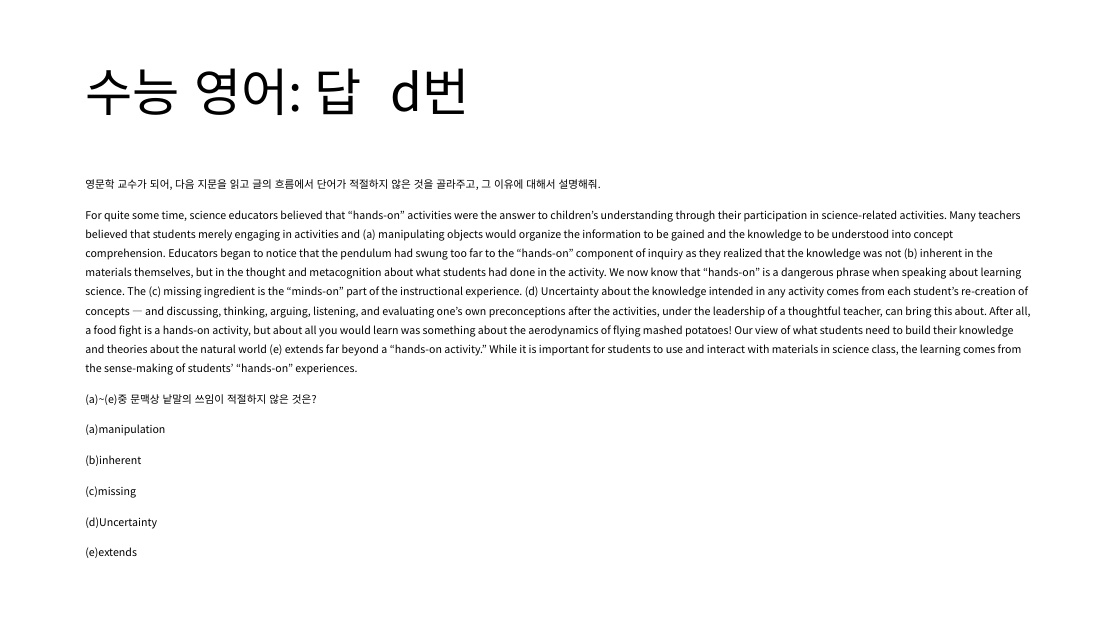
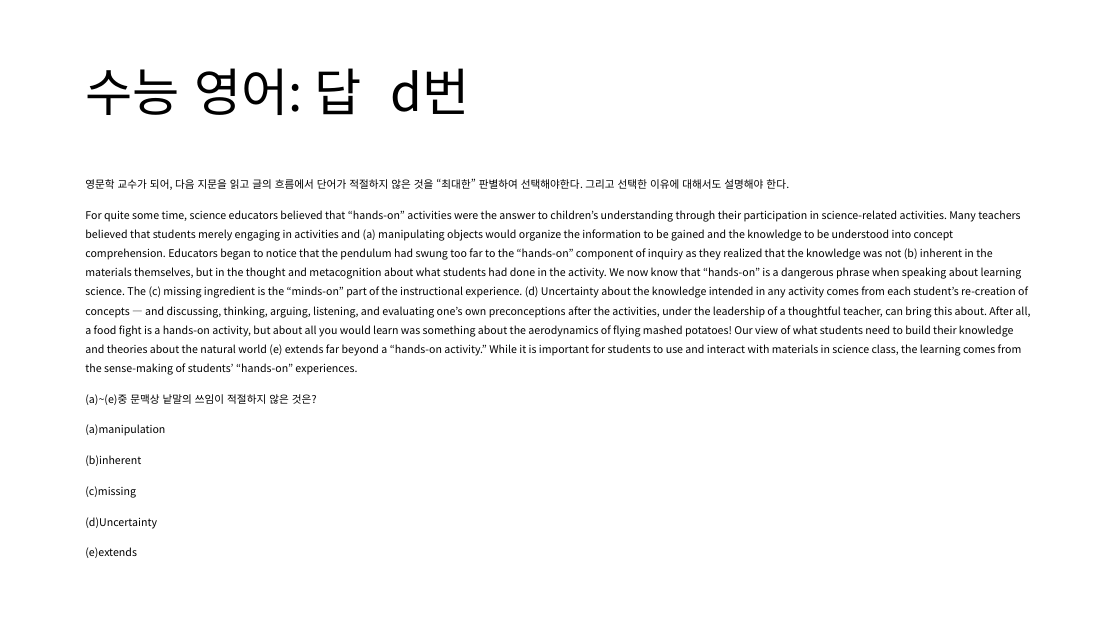
Before and after one commit to lolsaless/Python, a slide deck: slide 42 of 프롬프트 실습.pptx. Drawn at 1120x630 pixels with LibreOffice and Linux fonts; fonts in the diff are those of the drawing. Boxes give left, top, right and bottom in pixels: in the first picture for what was removed or moved away, otherwise in the second. Text is boxed around its words. In the diff, an @@ line names an element or a change of style, - is before the commit and + after.

```diff
--- a/프롬프트 실습.pptx
+++ b/프롬프트 실습.pptx
@@ text at [85,178,789,190]: text changed @@
-영문학 교수가 되어, 다음 지문을 읽고 글의 흐름에서 단어가 적절하지 않은 것을 골라주고, 그 이유에 대해서 설명해줘.
+영문학 교수가 되어, 다음 지문을 읽고 글의 흐름에서 단어가 적절하지 않은 것을 “최대한” 판별하여 선택해야한다. 그리고 선택한 이유에 대해서도 설명해야 한다.
```
Also in this commit, not shown: 1 other file.
